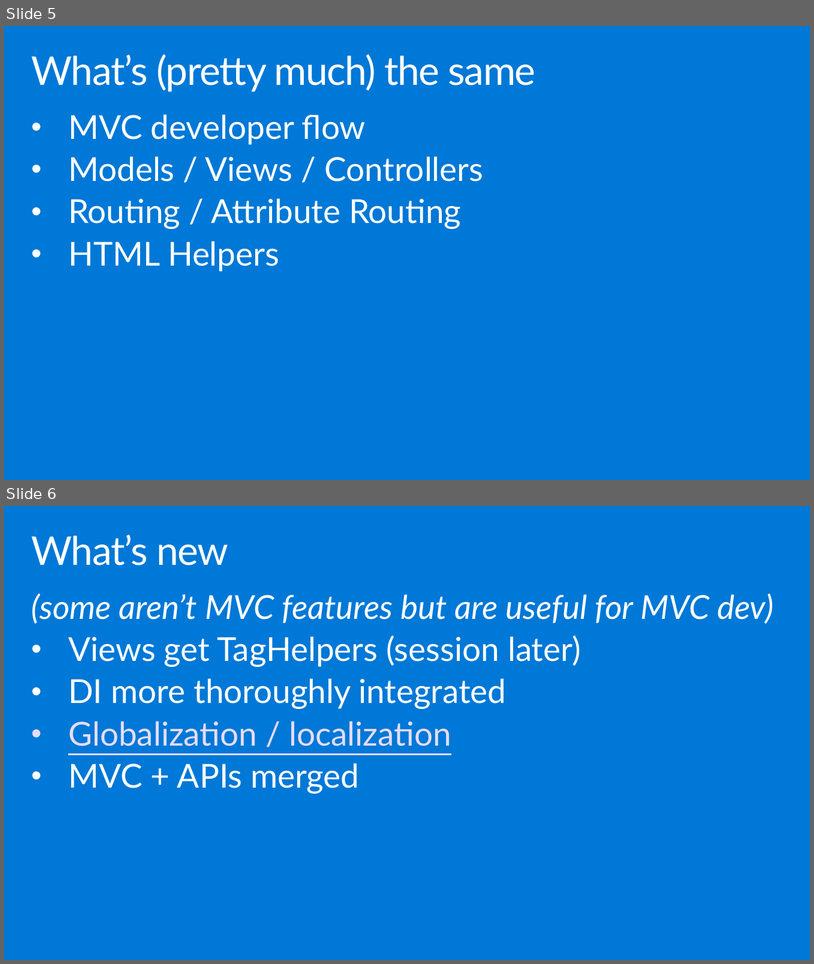
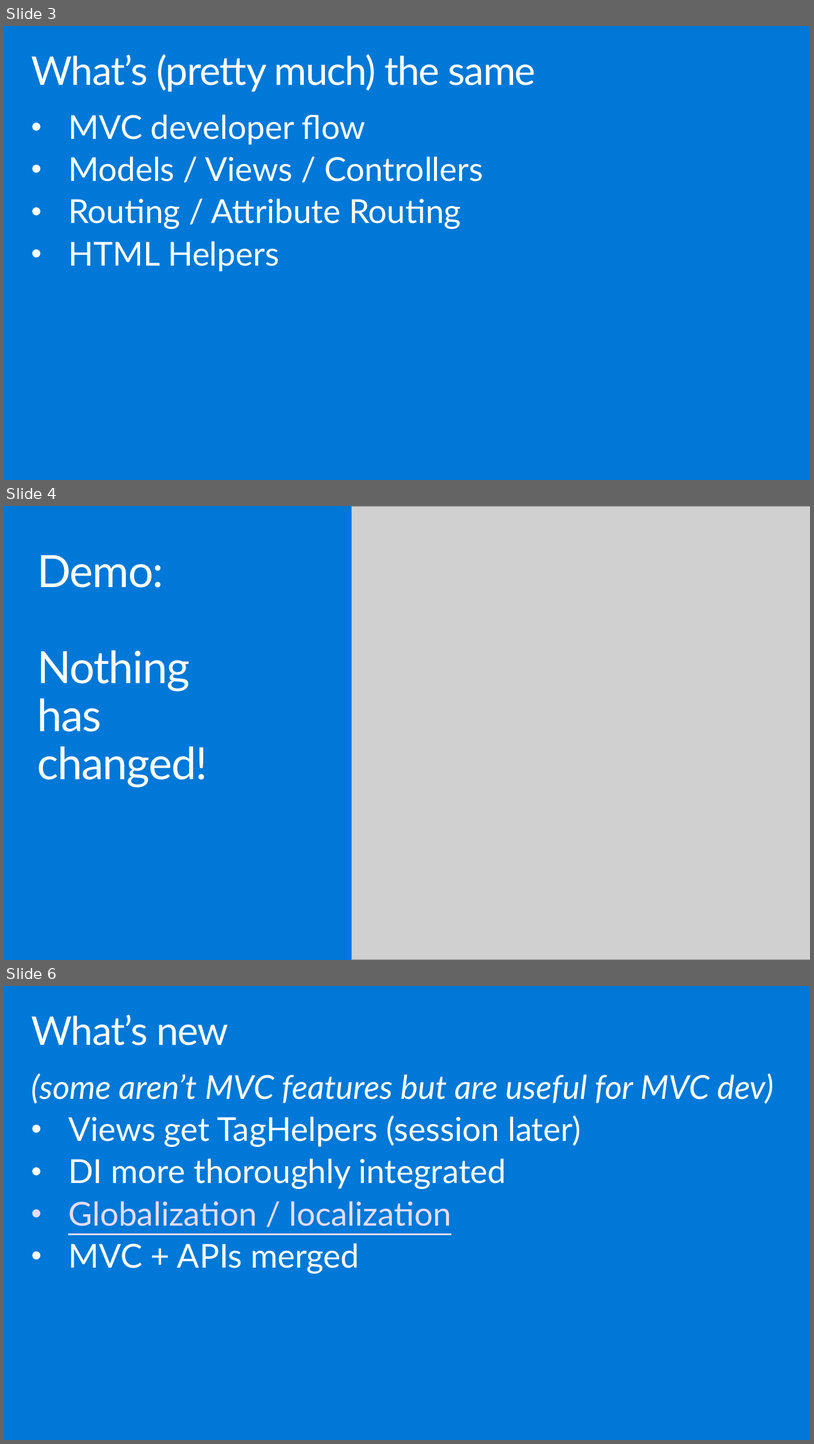
Before and after one commit to dotnet-presentations/aspnetcore-concepts-workshop, a slide deck: Slides/Intro to Routing and MVC.pptx. Shown one above the other, each under a label of ours: slides 5 and 6 before the commit, slides 3, 4 and 6 after it; the slides between them are not shown. The pictures are 814x964 and 814x1444 pixels, drawn with LibreOffice and Linux fonts; fonts in the diff are those of the drawing; grey boxes stand for pictures; background and template pictures are left out. Boxes give left, top, right and bottom in pixels: in the first picture for what was removed or moved away, otherwise in the second. Text is boxed around its words. In the diff, an @@ line names an element or a change of style, - is before the commit and + after.

```diff
--- a/Slides/Intro to Routing and MVC.pptx
+++ b/Slides/Intro to Routing and MVC.pptx
@@ slide 4 added at [4, 506, 810, 960], background #0078D7 @@
@@ picture added at [351, 506, 810, 960] @@
@@ title added at [37, 555, 207, 787], 54 pt, text #FFFFFF @@
+Demo:
+Nothing
+has
+changed!
@@ what was slide 5 is now slide 3 @@
```
Also in this commit, not shown: 2 other slides added, 2 slides removed.
